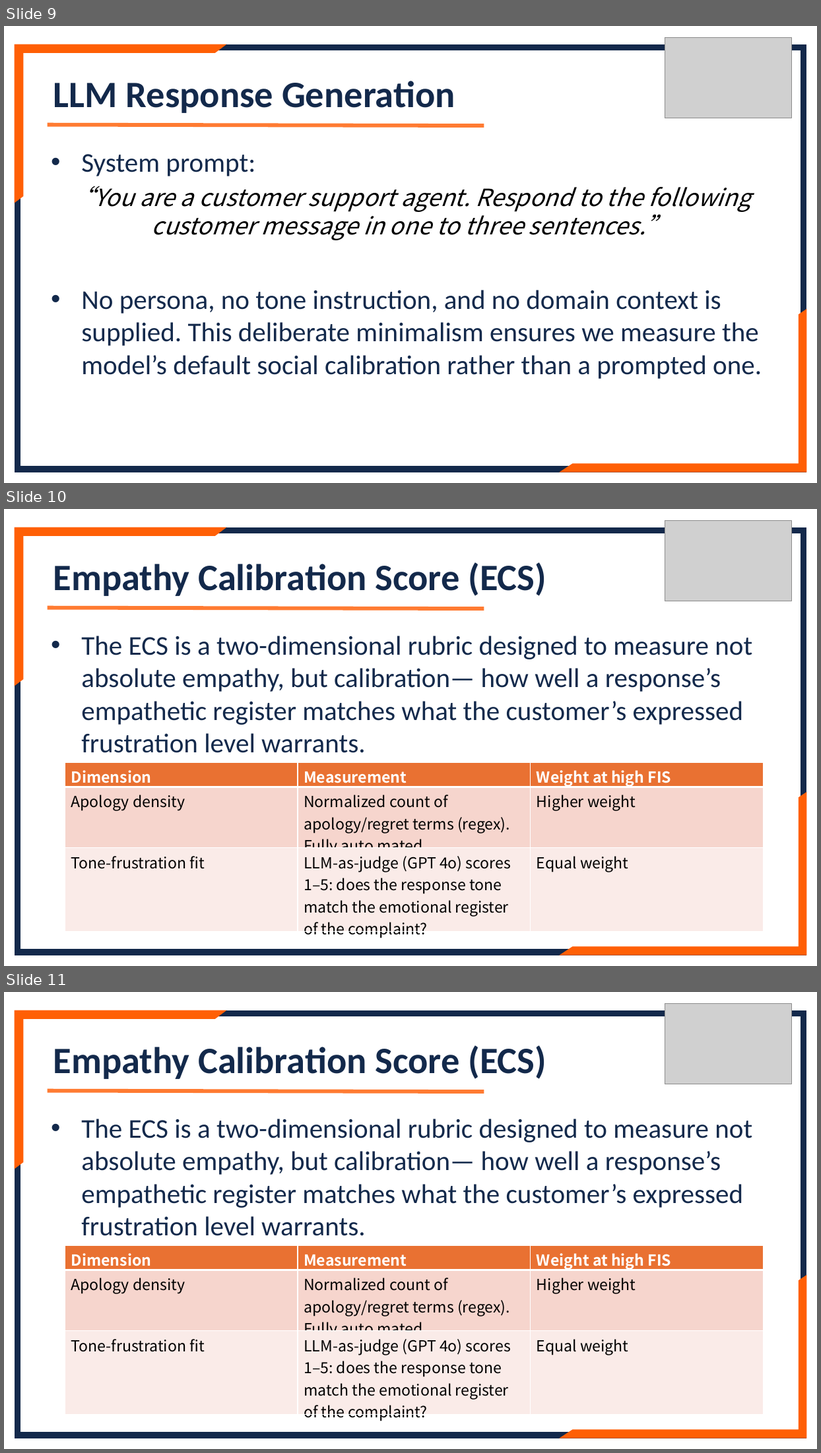
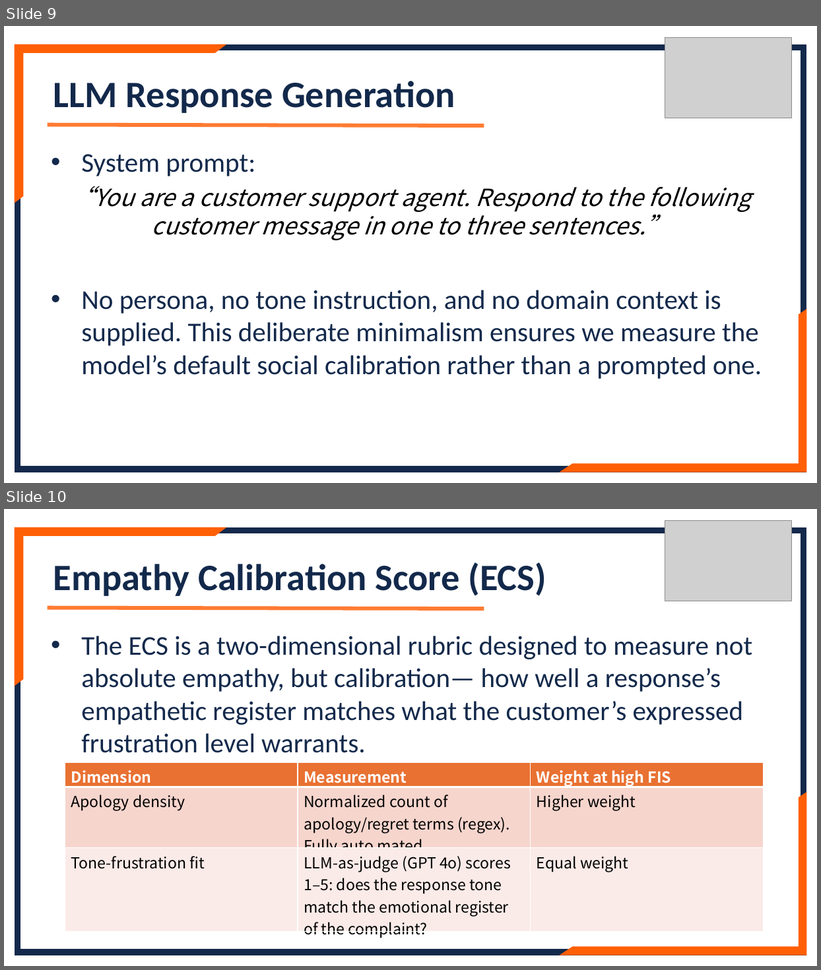
Before and after one commit to lennylin1998/ecs-llm, a slide deck: src/Files/Final_ppt.pptx. Shown one above the other, each under a label of ours: slides 9, 10 and 11 before the commit, slides 9 and 10 after it. The pictures are 821x1453 and 821x970 pixels, drawn with LibreOffice and Linux fonts; fonts in the diff are those of the drawing; grey boxes stand for pictures. Boxes give left, top, right and bottom in pixels: in the first picture for what was removed or moved away, otherwise in the second. Text is boxed around its words. In the diff, an @@ line names an element or a change of style, - is before the commit and + after.

```diff
--- a/src/Files/Final_ppt.pptx
+++ b/src/Files/Final_ppt.pptx
@@ slide 10 removed at (x1=4, y1=509, x2=817, y2=966), background #FFFFFF @@
@@ frame removed at (x1=15, y1=528, x2=806, y2=955) @@
@@ half frame removed at (x1=15, y1=528, x2=225, y2=685) @@
@@ picture removed at (x1=665, y1=521, x2=791, y2=601) @@
@@ text removed at (x1=54, y1=562, x2=547, y2=596) @@
-Empathy Calibration Score (ECS)
@@ line removed from (48, 608) to (484, 609) @@
@@ text removed at (x1=81, y1=636, x2=752, y2=753) @@
-• The ECS is a two-dimensional rubric designed to measure not absolute empathy, but calibration— how well a response’s empathetic register matches what the customer’s expressed frustration level warrants.
@@ table removed at (x1=65, y1=762, x2=764, y2=941), 3 rows, 3 columns @@
-Dimension | Measurement | Weight at high FIS
-Apology density | Normalized count of apology/regret terms (regex). Fully auto mated. | Higher weight
-Tone-frustration fit | LLM-as-judge (GPT 4o) scores 1–5: does the response tone match the emotional register of the complaint? | Equal weight
@@ half frame removed at (x1=562, y1=793, x2=806, y2=955) @@
@@ what was slide 11 is now slide 10 @@
```
Also in this commit, not shown: 3 slides changed.
